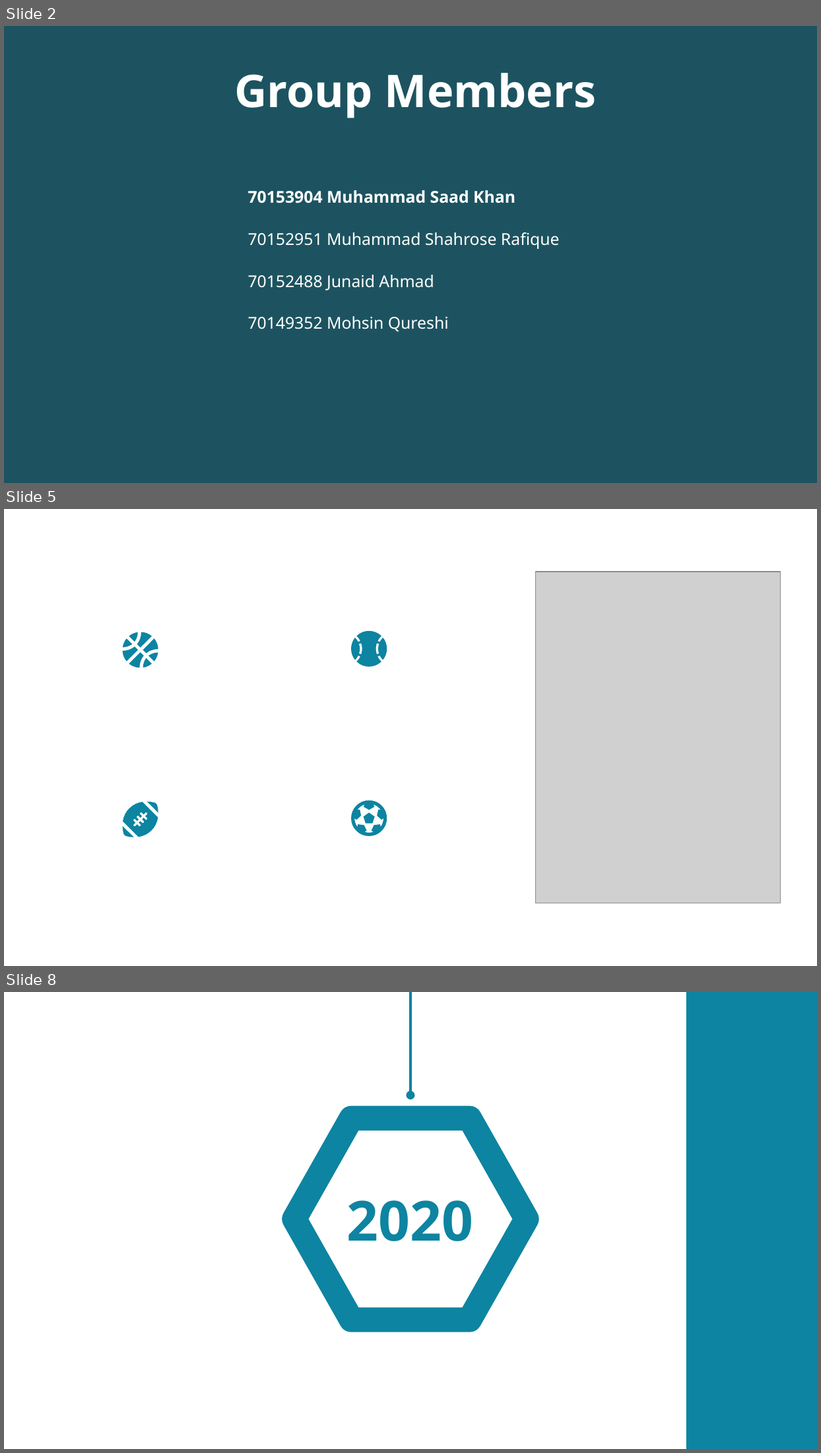
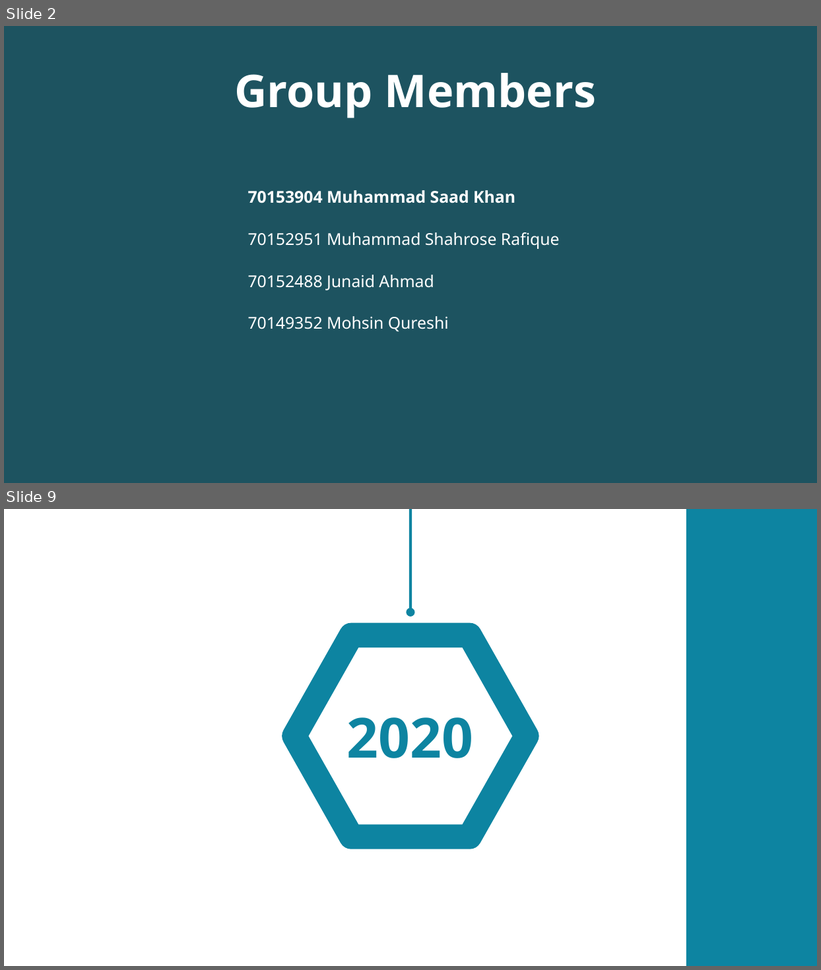
Before and after one commit to AlphaBeast97/DBMS-Flutter-Porject, a slide deck: proposal.odp. Shown one above the other, each under a label of ours: slides 2, 5 and 8 before the commit, slides 2 and 9 after it; the slides between them are not shown. The pictures are 821x1453 and 821x970 pixels, drawn with LibreOffice and Linux fonts; fonts in the diff are those of the drawing; grey boxes stand for pictures; background and template pictures are left out; a plain dark background stands for a picture behind light text. Boxes give left, top, right and bottom in pixels: in the first picture for what was removed or moved away, otherwise in the second. Text is boxed around its words. In the diff, an @@ line names an element or a change of style, - is before the commit and + after.

```diff
--- a/proposal.odp
+++ b/proposal.odp
@@ slide 5 removed at box(4, 509, 817, 966), background #FFFFFF @@
@@ picture removed at box(536, 572, 781, 904) @@
@@ freeform shape removed at box(123, 632, 158, 667) @@
@@ freeform shape removed at box(352, 630, 387, 666) @@
@@ freeform shape removed at box(123, 802, 158, 837) @@
@@ freeform shape removed at box(352, 801, 387, 836) @@
@@ what was slide 8 is now slide 9 @@
```
Also in this commit, not shown: 6 slides added, 4 other slides removed, 4 other files.
